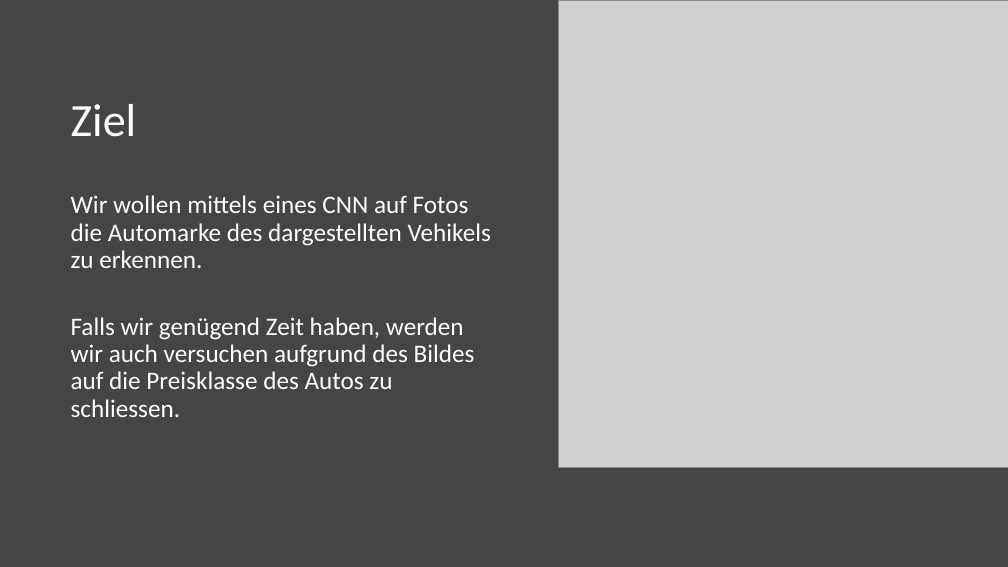
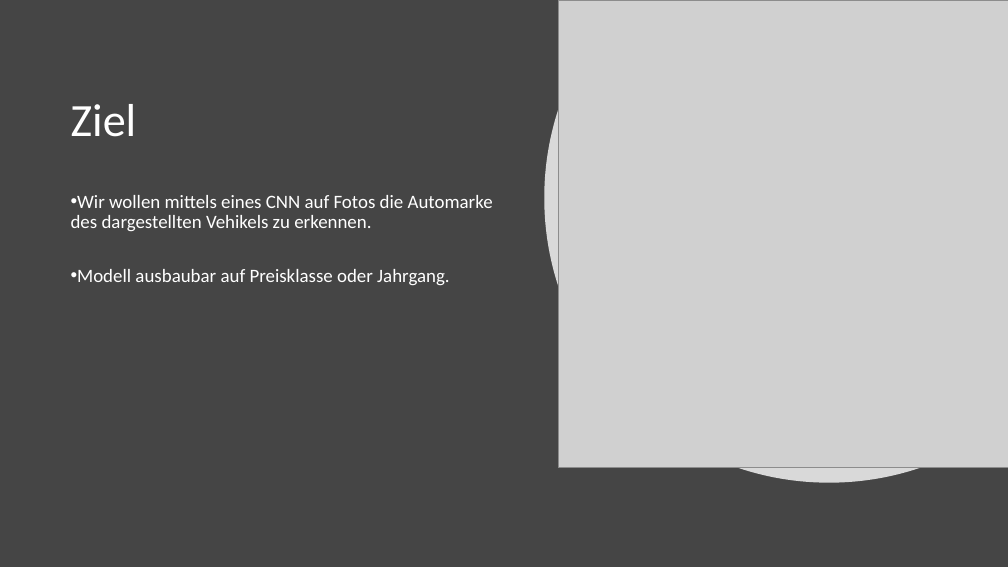
Before and after one commit to alexweltgeist/automarken_cnn, a slide deck: slide 2 of Automarken_CuponeFurrer.pptx. Drawn at 1008x567 pixels with LibreOffice and Linux fonts; fonts in the diff are those of the drawing; grey boxes stand for pictures. Boxes give left, top, right and bottom in pixels: in the first picture for what was removed or moved away, otherwise in the second. Text is boxed around its words. In the diff, an @@ line names an element or a change of style, - is before the commit and + after.

```diff
--- a/Automarken_CuponeFurrer.pptx
+++ b/Automarken_CuponeFurrer.pptx
@@ freeform shape added at (544, 0, 1008, 483), fill #FFFFFF at 80% opacity @@
@@ text at (71, 195, 493, 231): size 24 to 18 pt in "Wir wollen mittels eines CNN auf Fotos ..."; bullet none to • @@
@@ text at (77, 269, 449, 285): text changed; size 24 to 18 pt @@
-Falls wir genügend Zeit haben, werden wir auch versuchen aufgrund des Bildes auf die Preisklasse des Autos zu schliessen.
+• Modell ausbaubar auf Preisklasse oder Jahrgang.
```
Also in this commit, not shown: 4 other slides changed.
